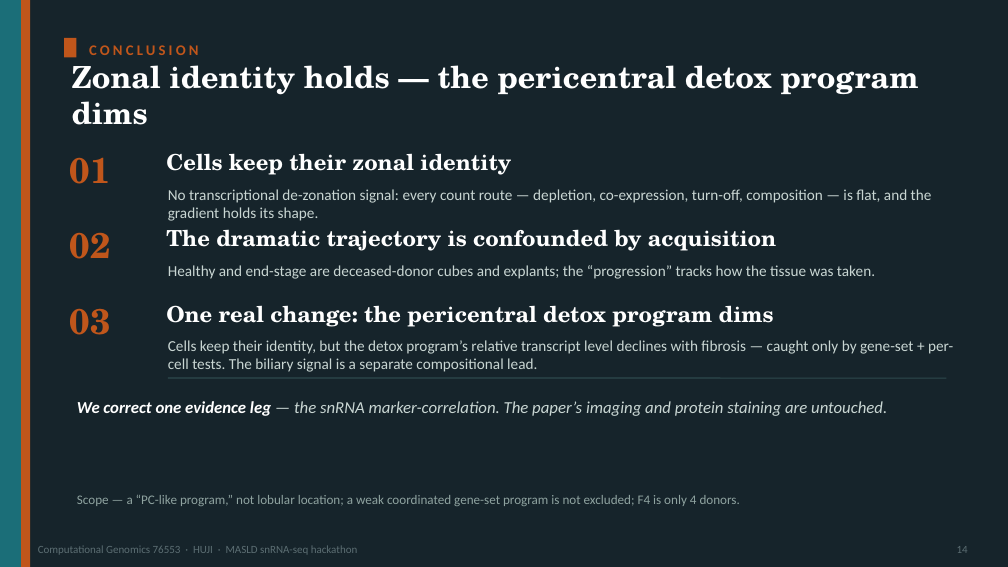
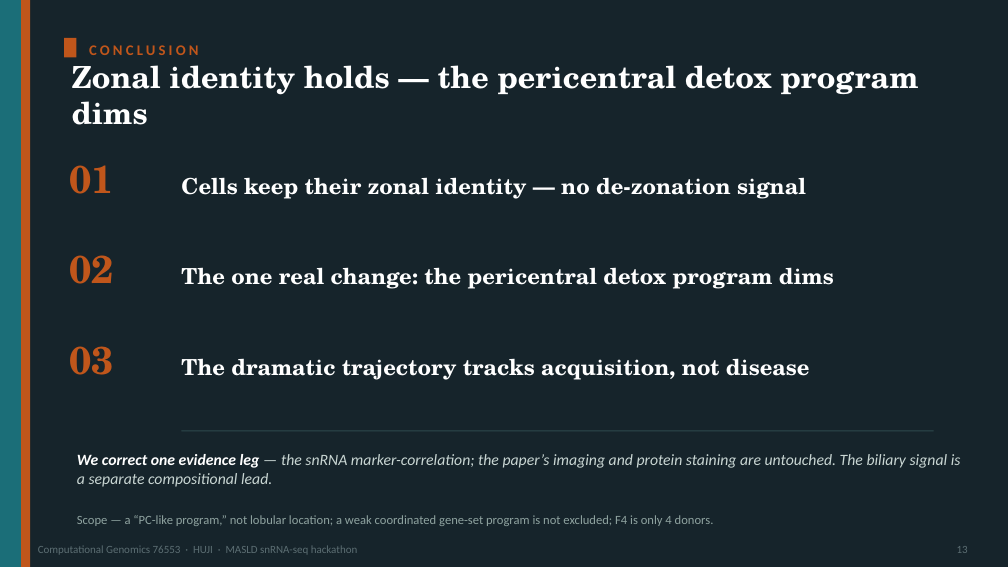
Before and after one commit to roeetekoah/liver-zonation, a slide deck: slide 16 of presentation/MASLD_zonation.pptx (slide 17 before the commit). Drawn at 1008x567 pixels with LibreOffice and Linux fonts; fonts in the diff are those of the drawing. Boxes give left, top, right and bottom in pixels: in the first picture for what was removed or moved away, otherwise in the second. Text is boxed around its words. In the diff, an @@ line names an element or a change of style, - is before the commit and + after.

```diff
--- a/presentation/MASLD_zonation.pptx
+++ b/presentation/MASLD_zonation.pptx
@@ text "01": place and size @@
-text "01" at <box>70,157,111,184</box>
+text "01" at <box>70,165,115,194</box>
@@ text at <box>181,177,806,199</box>: text changed @@
-Cells keep their zonal identity
+Cells keep their zonal identity — no de-zonation signal
@@ text removed at <box>168,189,932,221</box> @@
-No transcriptional de-zonation signal: every count route — depletion, co-expression, turn-off, composition — is flat, and the gradient holds its shape.
@@ text removed at <box>166,229,776,251</box> @@
-The dramatic trajectory is confounded by acquisition
@@ text "02": place and size @@
-text "02" at <box>70,233,111,259</box>
+text "02" at <box>70,255,115,284</box>
@@ text at <box>181,267,834,289</box>: text changed @@
-One real change: the pericentral detox program dims
+The one real change: the pericentral detox program dims
@@ size 34 to 37 pt in 3 elements at <box>70,165,115,194</box>, <box>70,255,115,284</box>, <box>70,346,115,375</box> @@
@@ text "03": place and size @@
-text "03" at <box>70,309,111,335</box>
+text "03" at <box>70,346,115,375</box>
@@ text removed at <box>168,340,953,372</box> @@
-Cells keep their identity, but the detox program’s relative transcript level declines with fibrosis — caught only by gene-set + per-cell tests. The biliary signal is a separate compositional lead.
@@ vertical alignment top to middle in 3 elements at <box>181,177,806,199</box>, <box>181,267,834,289</box>, <box>181,358,810,380</box> @@
@@ text at <box>181,358,810,380</box>: text changed; size 14.5 to 21 pt; font Calibri to TeX Gyre Schola; text colour #C9D6D3 to #FFFFFF; bold on @@
-Healthy and end-stage are deceased-donor cubes and explants; the “progression” tracks how the tissue was taken.
+The dramatic trajectory tracks acquisition, not disease
@@ line moved from (168, 378) - (947, 378) to (181, 431) - (934, 431) @@
@@ text at <box>77,454,961,487</box>: text changed; size 16 to 15 pt @@
-We correct one evidence leg — the snRNA marker-correlation. The paper’s imaging and protein staining are untouched.
+We correct one evidence leg — the snRNA marker-correlation; the paper’s imaging and protein staining are untouched. The biliary signal is a separate compositional lead.
@@ text "Scope — a “PC-like program,” ...": place and size @@
-text "Scope — a “PC-like program,” ..." at <box>77,495,740,506</box>
+text "Scope — a “PC-like program,” ..." at <box>77,515,714,526</box>
@@ text "Scope — a “PC-like program,” ..." at <box>77,515,714,526</box>: size 12.5 to 12 pt @@
@@ text at <box>957,546,968,553</box>: text changed @@
-14
+13
```
Also in this commit, not shown: 15 other slides changed, 2 slides added, 3 slides removed, 2 other files.
